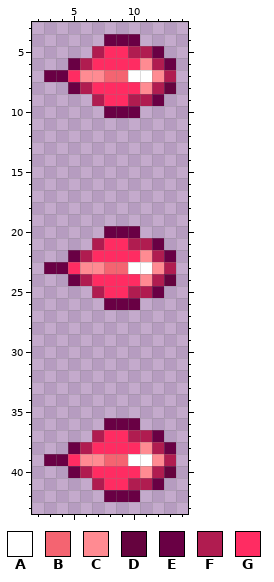
Pixel-art sprite, stored at Entities/Spells/BloodBolt/BloodBolt.png. This is how it looked before the edit.
The file is 16x48 pixels. Shown: x 2..14, y 3..43.
Palette (. is transparent): A #ffffff  B #f46471  C #ff8b92  D #65033e  E #690044  F #b01c50  G #ff2c62
Once edited:
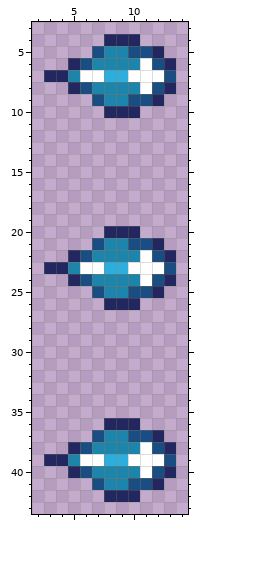
Difference:
@@ palette @@
-B #f46471
+B #2cafde
-E #690044
+E #222760
-F #b01c50
+F #1a4e83
-G #ff2c62
+G #1d85ab
@@ x 2..14 @@
  5 .....FGGFFE..
- 6 ...EFGGGGCFE.
- 7 .EEGCCBBAACF.
- 8 ...EFGGGGCFD.
+ 6 ...EFGGGGAFE.
+ 7 .EEGAABBAAAF.
+ 8 ...EFGGGGAFE.
  9 .....FGGFFE..
@@ x 2..14 @@
 21 .....FGGFFE..
-22 ...EFGGGGCFE.
-23 .EEGCCBBAACF.
-24 ...EFGGGGCFD.
+22 ...EFGGGGAFE.
+23 .EEGAABBAAAF.
+24 ...EFGGGGAFE.
 25 .....FGGFFE..
@@ x 2..14 @@
 37 .....FGGFFE..
-38 ...EFGGGGCFE.
-39 .EEGCCBBAACF.
-40 ...EFGGGGCFD.
+38 ...EFGGGGAFE.
+39 .EEGAABBAAAF.
+40 ...EFGGGGAFE.
 41 .....FGGFFE..
Boxes around the changes in both pictures, in picture pixels (x1, y1, x2, y2):
changed: (44, 34, 176, 118)
changed: (44, 226, 176, 310)
changed: (44, 418, 176, 502)
